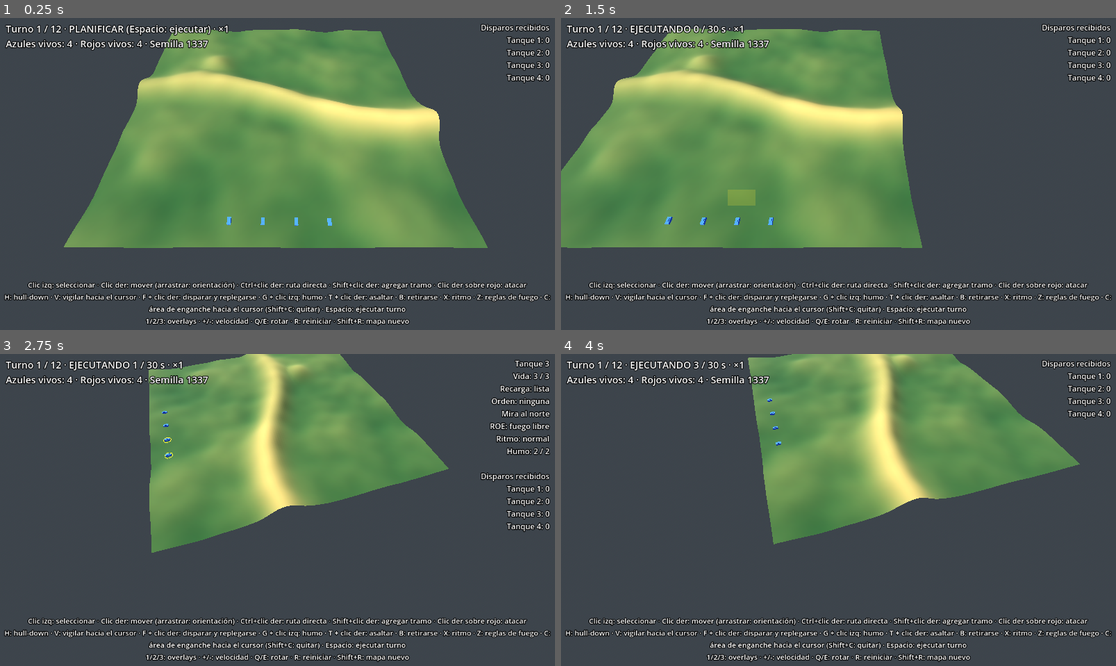
Above: before the commit, frames 1-4 (two rows, left to right).
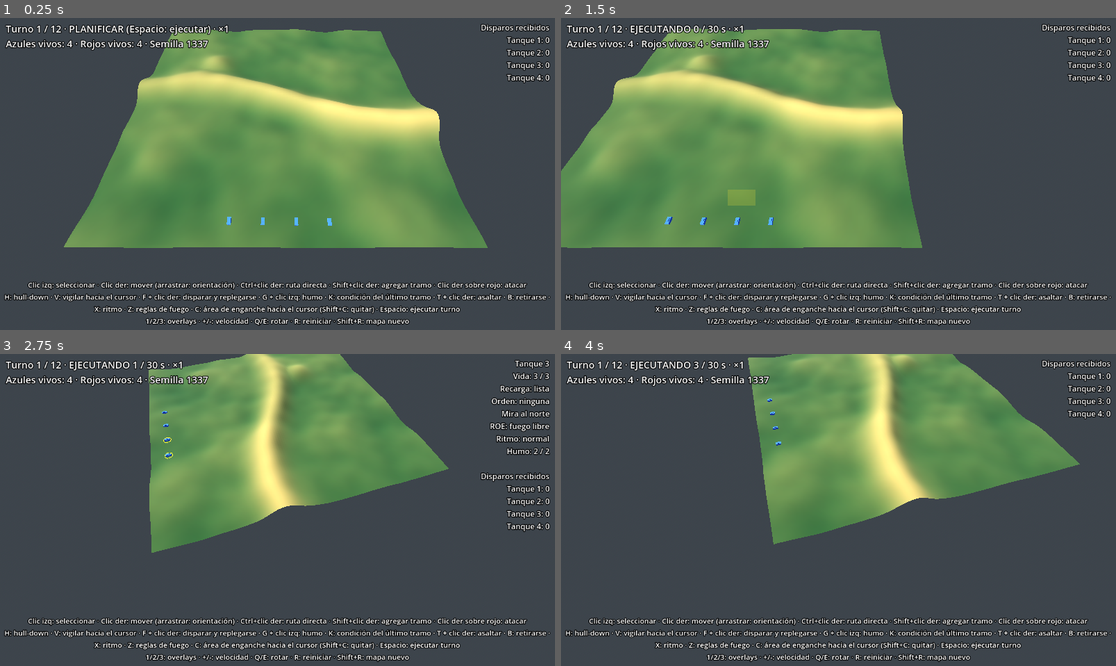
Above: after the commit, the same moments.

Repository: LeandroK99/Demogamev1
Game: Godot game, scene res://main.tscn
Two runs of this game, one before a commit and one after it. Both use one fixed random seed, a clock stepped at 60 frames per second and the inputs below.
Inputs (mouse positions are in pixels of both pictures, inside the frame that each line leads up to):
- Up to frame 1 (0.25 s): no input
- Up to frame 2 (1.5 s): tap Enter at 0.5 s; move the mouse to (960, 158) at 0.52 s; hold D 0.53-1.25 s; tap K at 0.6 s; click (960, 158) at 0.67 s; tap Space at 0.77 s; drag from (727, 189) to (810, 236) at 1.27 s
- Up to frame 3 (2.75 s): move the mouse to (333, 441) at 2.02 s; hold D from 2.03 s (still down); hold Q from 2.03 s (still down); tap K at 2.3 s
- Up to frame 4 (4 s): release D at 2.75 s; release Q at 2.75 s; drag from (810, 572) to (672, 463) at 2.77 s; move the mouse to (1005, 556) at 3.52 s; hold A from 3.53 s (still down); tap H at 3.6 s; tap Space at 3.77 s; tap K at 3.8 s

The runs differ from the first frame. In frame 1, 1.5% of the frame differs, in the area x 16-100%, y 88-95%; in frame 2, 1.5%; in frame 3, 1.5%; in frame 4, 1.5%.

Commit message:
fase 16: condiciones en la cadena de órdenes (tiempo, contacto, señales, esperar a otra unidad)
Co-Authored-By: Claude Opus 5.5 <noreply@anthropic.com>
Claude-Session: https://claude.ai/code/session_01FRAVKPY78grxLMWDVvAnAv

Diff:
--- a/game/hud.gd
+++ b/game/hud.gd
@@ -4,7 +4,7 @@
 
 const PLAYER_SIDE: int = 0
 const HELP: String = "Clic izq: seleccionar · Clic der: mover (arrastrar: orientación) · Ctrl+clic der: ruta directa · Shift+clic der: agregar tramo · Clic der sobre rojo: atacar\n" \
-	+ "H: hull-down · V: vigilar hacia el cursor · F + clic der: disparar y replegarse · G + clic izq: humo · T + clic der: asaltar · B: retirarse · X …(195 unchanged characters)…
+	+ "H: hull-down · V: vigilar hacia el cursor · F + clic der: disparar y replegarse · G + clic izq: humo · K: condición del último tramo · T + clic der: asaltar · B: retirarse · X …(195 unchanged characters)…
 const ORDER_NAMES: Dictionary = {
 	Unit.Order.NONE: "ninguna",
 	Unit.Order.MOVE: "mover",
@@ -98,6 +98,19 @@
 		_banner.text = "%s\nR: jugar de nuevo · Shift+R: mapa nuevo" % result
 
 
+static func gate_text(gate: Dictionary) -> String:
+	match str(gate.get("type", "")):
+		"time":
+			return "a los %d s" % roundi(float(gate["seconds"]))
+		"contact":
+			return "contacto"
+		"signal":
+			return "la señal %s" % gate["name"]
+		"unit":
+			return "al tanque %d" % (int(gate["unit"]) + 1)
+	return "?"
+
+
 ## Rumbo de la grilla como punto cardinal (y crece hacia el sur).
 static func compass(dir: Vector2) -> String:
 	const NAMES: Array[String] = ["este", "sureste", "sur", "suroeste", "oeste", "noroeste", "norte", "noreste"]
@@ -133,6 +146,17 @@
 			roe_text += ", hasta %d m" % roundi(sel.max_engage_m)
 		lines.append("ROE: %s" % roe_text)
 		lines.append("Ritmo: %s" % PACE_NAMES.get(SimWorld.effective_pace(sel), "?"))
+		for i: int in sel.waypoints.size():
+			var wp: Dictionary = sel.waypoints[i]
+			var extra: String = ""
+			if wp.has("gate") and not bool(wp.get("gate_open", false)):
+				extra += " espera %s" % gate_text(wp["gate"])
+			if str(wp.get("signal", "")) != "":
+				extra += " · al llegar: señal %s" % wp["signal"]
+			if extra != "":
+				lines.append("Tramo %d:%s" % [i + 1, extra])
+		if sel.waiting:
+			lines.append("ESPERANDO")
 		lines.append("Humo: %d / %d" % [sel.smoke_charges, Config.SMOKE_CHARGES])
 		lines.append("")
 	lines.append("Disparos recibidos")
--- a/game/input_controller.gd
+++ b/game/input_controller.gd
@@ -17,6 +17,7 @@
 const COLOR_WAYPOINT: Color = Color(1.0, 1.0, 1.0)
 const COLOR_OVERWATCH: Color = Color(0.4, 1.0, 0.6)
 const COLOR_SCOOT: Color = Color(0.9, 0.5, 1.0)
+const COLOR_GATE: Color = Color(1.0, 0.3, 0.9) # tramo que espera una condición
 const COLOR_ENGAGE: Color = Color(1.0, 0.55, 0.55) # área de enganche (arco + distancia de la ROE)
 const OVERWATCH_ARC_STEPS: int = 12
 const COLOR_FACING: Color = Color(0.3, 0.9, 1.0)
@@ -107,6 +108,9 @@
 	if key != null and key.pressed and not key.echo and key.physical_keycode == KEY_ESCAPE:
 		pending_mode = ""
 		return
+	if key != null and key.pressed and not key.echo and key.physical_keycode == KEY_K:
+		_cycle_gate()
+		return
 	if key != null and key.pressed and not key.echo and key.physical_keycode == KEY_X:
 		_cycle_pace()
 		return
@@ -277,6 +281,23 @@
 	var next: int = (u.roe + 1) % Unit.Roe.size()
 	for id: int in selected_ids:
 		world.set_roe(id, next)
+
+
+## K: siguiente condición para arrancar el último tramo de las seleccionadas:
+## ninguna -> a los 10 s -> a los 20 s -> al haber contacto -> ninguna.
+func _cycle_gate() -> void:
+	var u: Unit = primary_unit()
+	if u == null or world.phase != SimWorld.Phase.PLAN or u.waypoints.is_empty():
+		return
+	var options: Array[Dictionary] = [{}, SimWorld.gate_time(10.0), SimWorld.gate_time(20.0), SimWorld.gate_contact()]
+	var current: Dictionary = u.waypoints.back().get("gate", {})
+	var idx: int = 0
+	for i: int in options.size():
+		if options[i] == current:
+			idx = i
+	var next: Dictionary = options[(idx + 1) % options.size()]
+	for id: int in selected_ids:
+		world.gate_leg(id, -1, next)
 
 
 ## X: siguiente ritmo (normal -> rápido -> cauto) para las seleccionadas.
@@ -379,6 +400,8 @@
 		var start: Vector3 = _ground(u.pos)
 		var prev: Vector3 = start
 		var seg_idx: int = 0
+		if not u.waypoints.is_empty() and u.waypoints[0].has("gate") and not bool(u.waypoints[0].get("gate_open", false)):
+			_cross(segs, colors, u.pos, COLOR_GATE) # espera antes de arrancar
 		for c: Vector2i in u.path:
 			var direct: bool = u.direct_route
 			if seg_idx < u.waypoints.size():
@@ -389,7 +412,8 @@
 			if seg_idx < u.waypoints.size() and u.waypoints[seg_idx]["cell"] == c:
 				seg_idx += 1
 				if seg_idx < u.waypoints.size():
-					_cross(segs, colors, Vector2(c), COLOR_WAYPOINT) # quiebre entre tramos
+					var gated: bool = u.waypoints[seg_idx].has("gate")
+					_cross(segs, colors, Vector2(c), COLOR_GATE if gated else COLOR_WAYPOINT) # quiebre entre tramos
 		if u.final_heading != Vector2.ZERO and not u.path.is_empty():
 			_arrow(segs, colors, Vector2(u.path.back()), u.final_heading, COLOR_FACING)
 		if u.order == Unit.Order.OVERWATCH:
--- a/sim/sim_world.gd
+++ b/sim/sim_world.gd
@@ -29,6 +29,9 @@
 # Es el mismo array que analysis.smoke (la LOS las usa directamente).
 var smoke_clouds: Array[Dictionary] = []
 var _next_smoke_id: int = 0
+
+# Señales con nombre emitidas por bando (nombre -> tick global); duran toda la partida
+var signals: Array[Dictionary] = [{}, {}]
 
 # Disparos ocurridos desde la última vez que la vista los leyó: {shooter, target, hit, aspect}
 var shot_events: Array[Dictionary] = []
@@ -217,6 +220,90 @@
 	u.final_heading = facing.normalized() if facing != Vector2.ZERO else Vector2.ZERO
 	if not u.moving and u.final_heading != Vector2.ZERO:
 		u.heading = u.final_heading # ya está en destino: solo gira
+	return true
+
+
+## --- Condiciones de la cadena de órdenes ---
+## Cada tramo de la ruta puede esperar una condición antes de arrancar. Una vez cumplida,
+## queda abierta aunque después deje de cumplirse.
+
+## A los seconds segundos del turno.
+static func gate_time(seconds: float) -> Dictionary:
+	return {"type": "time", "seconds": seconds}
+
+
+## Cuando el bando ve algún enemigo.
+static func gate_contact() -> Dictionary:
+	return {"type": "contact"}
+
+
+## Cuando alguna unidad del bando emitió la señal (go-code) con ese nombre.
+static func gate_signal(name: String) -> Dictionary:
+	return {"type": "signal", "name": name}
+
+
+## Cuando la otra unidad terminó su ruta (o murió).
+static func gate_unit(unit_id: int) -> Dictionary:
+	return {"type": "unit", "unit": unit_id}
+
+
+## Pone (o quita, con gate vacío) la condición del tramo leg (-1 = el último). Solo en PLAN.
+func gate_leg(unit_id: int, leg: int, gate: Dictionary) -> bool:
+	var wp: Variant = _leg(unit_id, leg)
+	if wp == null:
+		return false
+	var d: Dictionary = wp
+	if gate.is_empty():
+		d.erase("gate")
+	else:
+		d["gate"] = gate.duplicate()
+	d["gate_open"] = false
+	return true
+
+
+## El tramo leg (-1 = el último) emite la señal name al llegar a su fin. Vacío la quita. Solo en PLAN.
+func signal_leg(unit_id: int, leg: int, name: String) -> bool:
+	var wp: Variant = _leg(unit_id, leg)
+	if wp == null:
+		return false
+	(wp as Dictionary)["signal"] = name
+	return true
+
+
+func _leg(unit_id: int, leg: int) -> Variant:
+	var u: Unit = get_unit(unit_id)
+	if u == null or not u.alive or phase != Phase.PLAN or u.waypoints.is_empty():
+		return null
+	var i: int = leg if leg >= 0 else u.waypoints.size() + leg
+	if i < 0 or i >= u.waypoints.size():
+		return null
+	return u.waypoints[i]
+
+
+## ¿El tramo actual de u espera una condición que todavía no se cumplió? Si se cumple, la abre.
+func _leg_gate_closed(u: Unit) -> bool:
+	if u.waypoints.is_empty():
+		return false
+	var wp: Dictionary = u.waypoints[0]
+	if not wp.has("gate") or bool(wp.get("gate_open", false)):
+		return false
+	if gate_met(u, wp["gate"]):
+		wp["gate_open"] = true
+		return false
+	return true
+
+
+func gate_met(u: Unit, gate: Dictionary) -> bool:
+	match str(gate.get("type", "")):
+		"time":
+			return float(tick_in_turn) * Config.TICK >= float(gate["seconds"]) - 0.0001
+		"contact":
+			return not visible_enemies[u.side].is_empty()
+		"signal":
+			return signals[u.side].has(gate["name"])
+		"unit":
+			var other: Unit = get_unit(int(gate["unit"]))
+			return other == null or not other.alive or (other.path.is_empty() and not other.waiting)
 	return true
 
 
@@ -512,8 +599,15 @@
 		return
 	_update_attackers()
 	for u: Unit in units:
-		if u.alive and not u.path.is_empty():
-			_advance(u, Config.TICK)
+		if not u.alive or u.path.is_empty():
+			u.waiting = false
+			continue
+		if _leg_gate_closed(u):
+			u.waiting = true
+			u.moving = false
+			continue
+		u.waiting = false
+		_advance(u, Config.TICK)
 	tick_in_turn += 1
 	total_ticks += 1
 	if tick_in_turn % Config.DETECTION_INTERVAL_TICKS == 0:
@@ -727,7 +821,11 @@
 			var reached: Vector2i = u.path[0]
 			u.path.remove_at(0)
 			if not u.waypoints.is_empty() and u.waypoints[0]["cell"] == reached:
-				u.waypoints.remove_at(0)
+				var done: Dictionary = u.waypoints.pop_front()
+				if str(done.get("signal", "")) != "":
+					signals[u.side][done["signal"]] = total_ticks
+				if _leg_gate_closed(u):
+					break # espera la condición del tramo siguiente
 		else:
 			u.pos += delta.normalized() * (budget_m / Config.CELL_SIZE)
 			budget_m = 0.0
--- a/sim/unit.gd
+++ b/sim/unit.gd
@@ -17,7 +17,9 @@
 var path: Array[Vector2i] = []
 var final_heading: Vector2 = Vector2.ZERO # orientación al llegar (cero = la de la marcha)
 var direct_route: bool = false # el primer tramo de la ruta es directo (ignora la exposición)
-var waypoints: Array[Dictionary] = [] # fin de cada tramo de la ruta: {cell: Vector2i, direct: bool}
+## Fin de cada tramo de la ruta: {cell: Vector2i, direct: bool} y, opcionales, gate (condición para
+## arrancar el tramo, ver SimWorld.gate_*), gate_open (ya se cumplió) y signal (señal que emite al llegar).
+var waypoints: Array[Dictionary] = []
 var attack_target: int = -1 # id del enemigo a atacar (-1 = ninguno)
 var overwatch_dir: Vector2 = Vector2.ZERO # centro del sector de tiro en vigilancia
 var overwatch_ready: bool = false # le queda el disparo de emboscada de este turno
@@ -26,6 +28,7 @@
 var reversing: bool = false # marcha atrás: no gira el casco al moverse
 var order: int = Order.NONE
 var moving: bool = false
+var waiting: bool = false # tiene ruta pero espera la condición del tramo actual
 var alive: bool = true
 var last_fire_tick: int = -1000000 # tick global del último disparo
 var smoke_charges: int = Config.SMOKE_CHARGES
--- /dev/null
+++ b/tests/test_gates.gd
@@ -0,0 +1,115 @@
+extends TestBase
+## Tests de las condiciones de la cadena de órdenes: tiempo, contacto, señales y esperar a otra unidad.
+
+const N: int = 96
+
+
+## Mundo llano sin IA; azules 0 y 1 al sur, rojo 4 lejos y sin recarga.
+func _world() -> SimWorld:
+	var world: SimWorld = SimWorld.new(7, HeightField.new(N), false)
+	for u: Unit in world.units:
+		u.alive = u.id == 0 or u.id == 1 or u.id == 4
+	world.units[0].pos = Vector2(40, 90)
+	world.units[1].pos = Vector2(56, 90)
+	world.units[4].pos = Vector2(48, 2) # a 88 celdas: fuera de alcance
+	world.units[4].reload_left = 1000.0
+	world.update_detection()
+	return world
+
+
+func _steps(world: SimWorld, n: int) -> void:
+	for i: int in n:
+		world.step()
+
+
+func test_time_gate_waits() -> void:
+	var world: SimWorld = _world()
+	var u: Unit = world.units[0]
+	world.order_move(0, Vector2i(40, 80))
+	assert_true(world.gate_leg(0, 0, SimWorld.gate_time(10.0)), "condición aceptada")
+	world.begin_execute()
+	_steps(world, 99)
+	assert_eq(u.pos, Vector2(40, 90), "no se movió antes de los 10 s")
+	assert_true(u.waiting and not u.moving, "espera quieto")
+	_steps(world, 20)
+	assert_true(u.pos.y < 90.0, "arrancó a los 10 s")
+	assert_true(not u.waiting, "ya no espera")
+
+
+func test_gate_on_second_leg_waits_at_waypoint() -> void:
+	var world: SimWorld = _world()
+	var u: Unit = world.units[0]
+	world.order_move(0, Vector2i(40, 86))
+	world.order_move(0, Vector2i(40, 80), Vector2.ZERO, true, true)
+	assert_true(world.gate_leg(0, -1, SimWorld.gate_time(20.0)), "condición en el segundo tramo")
+	world.begin_execute()
+	_steps(world, 150)
+	assert_eq(u.cell(), Vector2i(40, 86), "espera en el punto de paso")
+	assert_true(u.waiting, "esperando")
+	_steps(world, 100)
+	assert_eq(u.cell(), Vector2i(40, 80), "siguió después de los 20 s")
+
+
+func test_signal_go_code() -> void:
+	var world: SimWorld = _world()
+	var a: Unit = world.units[0]
+	var b: Unit = world.units[1]
+	world.order_move(0, Vector2i(40, 84))
+	assert_true(world.signal_leg(0, -1, "ALFA"), "el tramo emite ALFA")
+	world.order_move(1, Vector2i(56, 84))
+	world.gate_leg(1, 0, SimWorld.gate_signal("ALFA"))
+	world.begin_execute()
+	var b_started_tick: int = -1
+	var a_arrived_tick: int = -1
+	for i: int in 200:
+		world.step()
+		if a_arrived_tick < 0 and a.path.is_empty():
+			a_arrived_tick = world.tick_in_turn
+		if b_started_tick < 0 and b.pos.y < 90.0:
+			b_started_tick = world.tick_in_turn
+	assert_true(a_arrived_tick > 0 and b_started_tick > 0, "los dos se movieron")
+	assert_true(b_started_tick >= a_arrived_tick, "B arrancó cuando A llegó (%d >= %d)" % [b_started_tick, a_arrived_tick])
+	assert_true(world.signals[0].has("ALFA"), "la señal quedó emitida")
+
+
+func test_wait_for_other_unit() -> void:
+	var world: SimWorld = _world()
+	var a: Unit = world.units[0]
+	var b: Unit = world.units[1]
+	world.order_move(0, Vector2i(40, 84))
+	world.order_move(1, Vector2i(56, 84))
+	world.gate_leg(1, 0, SimWorld.gate_unit(0))
+	world.begin_execute()
+	_steps(world, 10)
+	assert_eq(b.pos, Vector2(56, 90), "B espera mientras A se mueve")
+	_steps(world, 150)
+	assert_true(a.path.is_empty() and b.path.is_empty(), "los dos llegaron")
+
+
+func test_contact_gate() -> void:
+	var world: SimWorld = _world()
+	var u: Unit = world.units[0]
+	world.order_move(0, Vector2i(40, 80))
+	world.gate_leg(0, 0, SimWorld.gate_contact())
+	world.begin_execute()
+	_steps(world, 20)
+	assert_eq(u.pos, Vector2(40, 90), "sin contacto no arranca")
+	var red: Unit = world.units[4]
+	red.pos = Vector2(48, 70) # entra en alcance y se mueve: lo ven
+	red.path = [Vector2i(48, 71), Vector2i(48, 72)]
+	red.moving = true
+	_steps(world, 15)
+	assert_true(u.pos.y < 90.0, "con contacto arranca")
+
+
+func test_new_order_clears_gates() -> void:
+	var world: SimWorld = _world()
+	world.order_move(0, Vector2i(40, 80))
+	world.gate_leg(0, 0, SimWorld.gate_time(25.0))
+	world.order_move(0, Vector2i(44, 80))
+	assert_true(not world.units[0].waypoints[0].has("gate"), "la orden nueva no hereda la condición")
+
+
+func test_gate_needs_a_leg() -> void:
+	var world: SimWorld = _world()
+	assert_true(not world.gate_leg(0, 0, SimWorld.gate_time(5.0)), "sin ruta no hay tramo")
